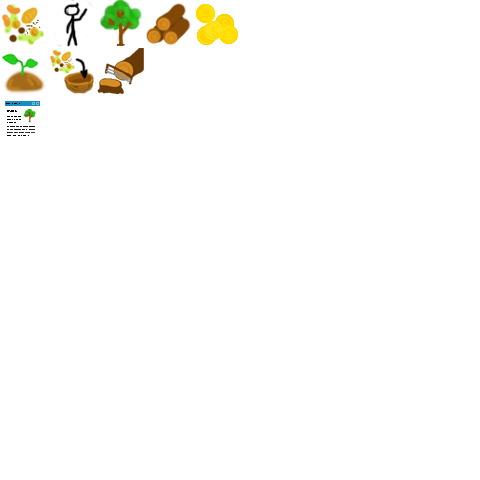
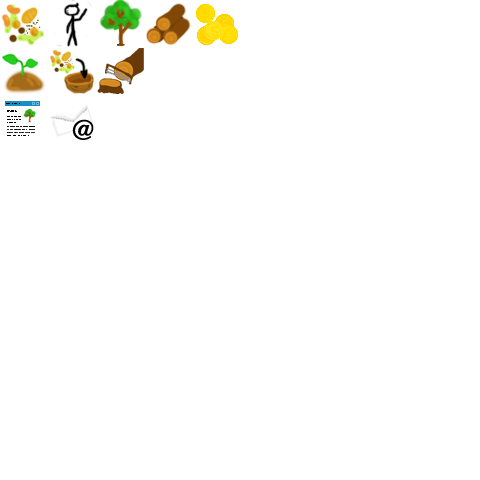
Layers edited between the first and the second 480px x 480px image:
added layer "@" in group "Buildings" over [72,119,94,140]
added layer "Blogpost copy" in group "Buildings" over [50,104,103,140]
